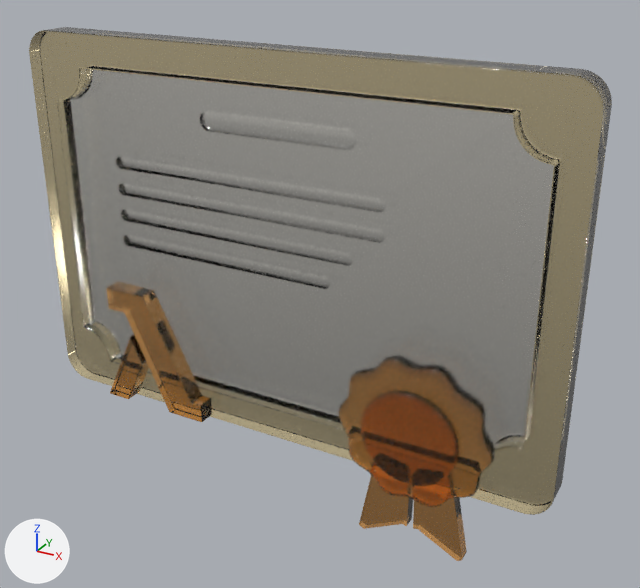
A saved change to the glTF model deploycli/awsicons/models/aws/lambda-permission.glb.
Camera for both pictures: a 50 mm camera at (3.21, -5.26, 4.03) aimed at (0.3, 0.03, 1.38). Arrows for +X, +Y and +Z are at lower left; the lights stay in place. The older version comes first. Where no turn or scale is listed for an object, it has been applied to the vertices.

The older version as bpy lines, for what is in view:
```python
me_amber_certificate_frame = bpy.data.meshes.new('Amber certificate frame')
me_amber_certificate_frame.from_pydata(...)  # 3116 vertices, 6232 faces; spans x -2.2..2.2, y -0.14..0.1, z 0.13..3.15
me_amber_certificate_frame.materials.append(mat_honey_amber_glass)  # beige #feecbd
me_main_diagonal = bpy.data.meshes.new('Main diagonal')
me_main_diagonal.from_pydata(...)  # 304 vertices, 604 faces; spans x -0.408..0.484, y -0.076..0.076, z -0.51..0.51
me_main_diagonal.materials.append(mat_mandarin_orange_glass)  # orange #ffbc6f
me_raised_ribbon_medallion = bpy.data.meshes.new('Raised ribbon medallion')
me_raised_ribbon_medallion.from_pydata(...)  # 900 vertices, 1796 faces; spans x 0.831..1.569, y -0.36..-0.299, z 0.646..1.384
me_raised_ribbon_medallion.materials.append(mat_mandarin_orange_glass)  # orange #ffbc6f
ob_amber_certificate_frame = bpy.data.objects.new('Amber certificate frame', me_amber_certificate_frame)
ob_amber_certificate_frame.location = (0.0, 0.0, 0.0)
ob_lambda_main_diagonal = bpy.data.objects.new('Lambda main diagonal', me_main_diagonal)
ob_lambda_main_diagonal.location = (-1.114, -0.202, 0.665)
ob_raised_ribbon_medallion = bpy.data.objects.new('Raised ribbon medallion', me_raised_ribbon_medallion)
ob_raised_ribbon_medallion.location = (0.0, 0.0, -0.412)
# also in view: 'Engraved glass plaque' at (0.0, 0.0, 1.64); 'Ribbon tail right' at (1.42, -0.17, -0.02); 'Scalloped ribbon seal' at (1.2, -0.23, 0.6); 'Lambda left leg' at (-1.41, -0.2, 0.47); 'Ribbon tail left' at (0.98, -0.17, -0.02)
```
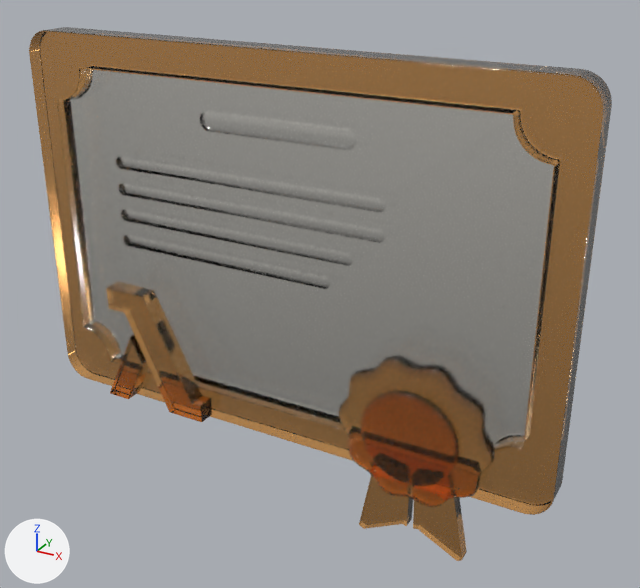
What changed in the scene script:
```text
Change me_amber_certificate_frame:
    where me_amber_certificate_frame.from_pydata(...)  # 3116 vertices, 6232 faces; spans x -2.2..2.2, y -0.14..0.1, z 0.13..3.15
    remove me_amber_certificate_frame.materials.append(mat_honey_amber_glass)  # beige #feecbd
    add me_amber_certificate_frame.materials.append(mat_mandarin_orange_glass)  # orange #ffbc6f
```

Boxes [x1, y1, x2, y2] around the edits, measured in the pictures (640 x 588 px):
'Amber certificate frame', recoloured
    both: [29, 29, 612, 515]
